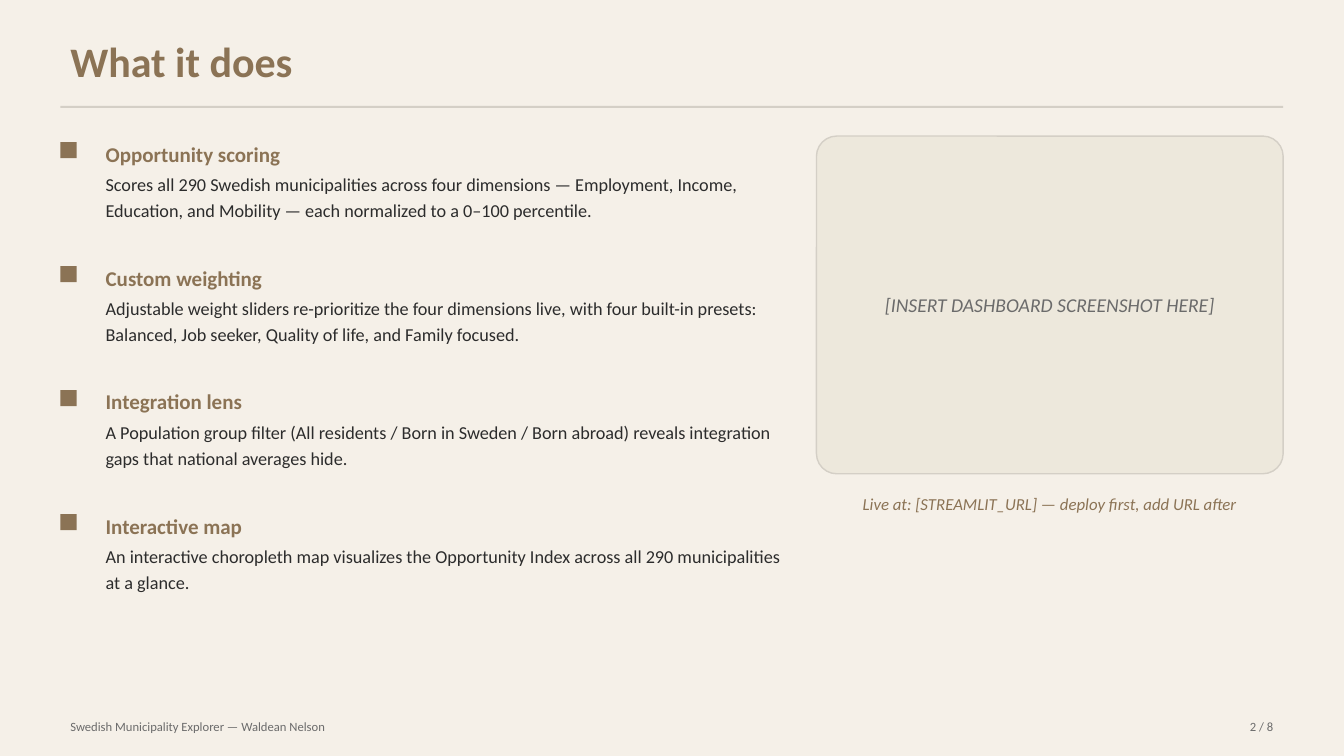
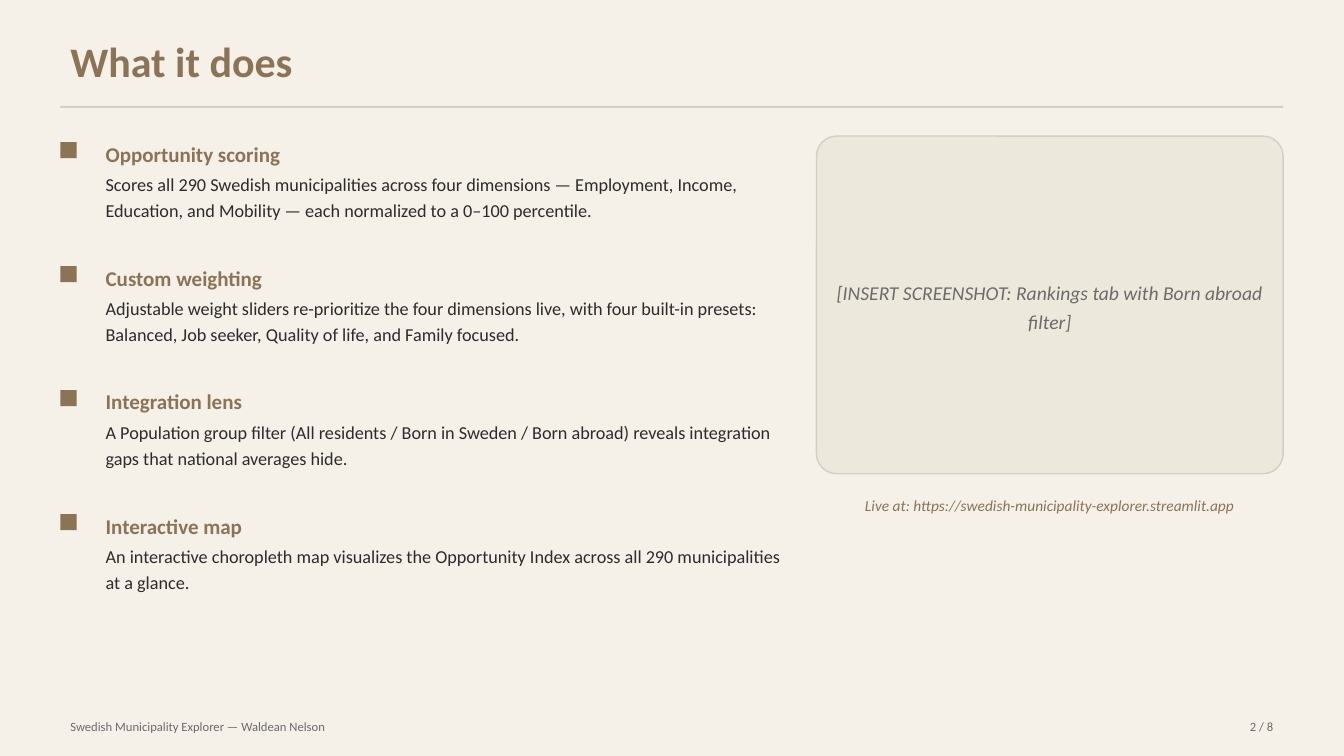
Before and after one commit to nelsonwv/swedish-municipality-explorer, a slide deck: slide 2 of presentations/swedish_municipality_explorer.pptx. Drawn at 1344x756 pixels with LibreOffice and Linux fonts; fonts in the diff are those of the drawing. Boxes give left, top, right and bottom in pixels: in the first picture for what was removed or moved away, otherwise in the second. Text is boxed around its words. In the diff, an @@ line names an element or a change of style, - is before the commit and + after.

```diff
--- a/presentations/swedish_municipality_explorer.pptx
+++ b/presentations/swedish_municipality_explorer.pptx
@@ text in rounded rectangle at [837, 286, 1262, 332]: text changed @@
-[INSERT DASHBOARD SCREENSHOT HERE]
+[INSERT SCREENSHOT: Rankings tab with Born abroad filter]
@@ text at [865, 500, 1233, 514]: text changed; size 12 to 11 pt @@
-Live at: [STREAMLIT_URL] — deploy first, add URL after
+Live at: https://swedish-municipality-explorer.streamlit.app
```
Also in this commit, not shown: 5 other slides changed, 2 other files.
